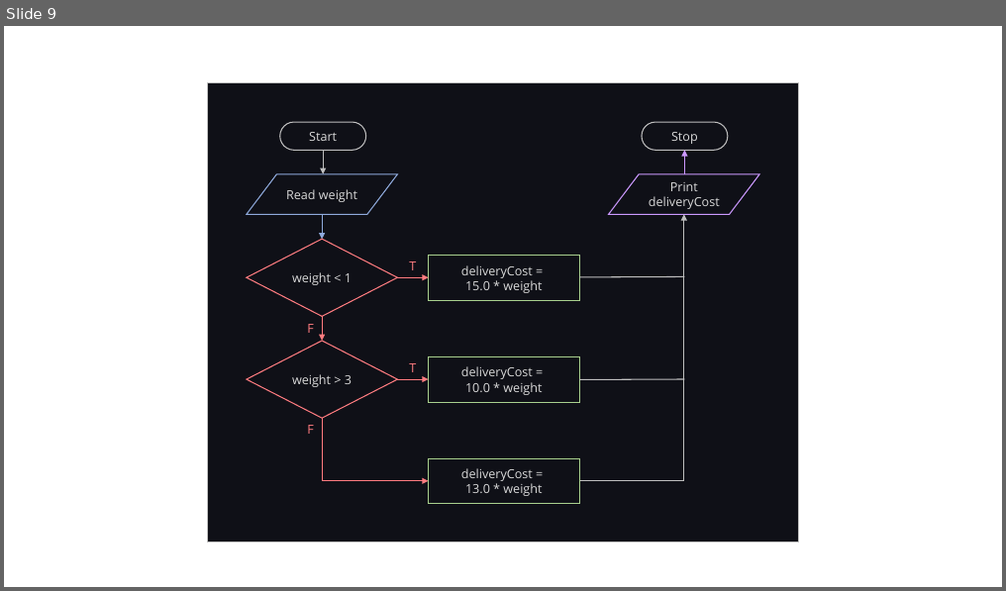
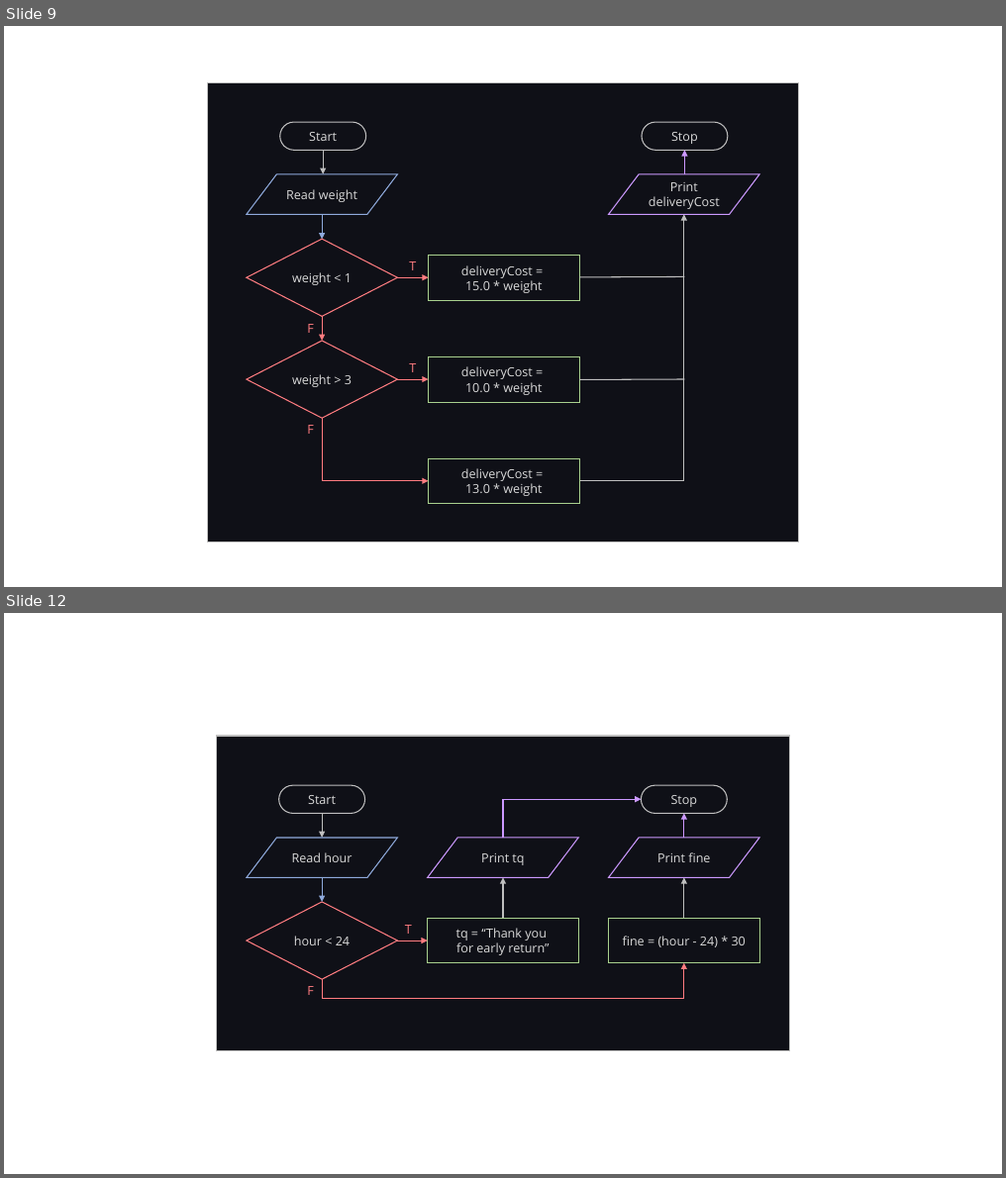
Before and after one commit to LimJY03/JavaMatriculation, a slide deck: Past Year Theory Questions/Resources/resources.pptx. Shown one above the other, each under a label of ours: slide 9 before the commit, slides 9 and 12 after it; the slides between them are not shown. The pictures are 1006x591 and 1006x1178 pixels, drawn with LibreOffice and Linux fonts; fonts in the diff are those of the drawing. Boxes give left, top, right and bottom in pixels: in the first picture for what was removed or moved away, otherwise in the second. Text is boxed around its words. In the diff, an @@ line names an element or a change of style, - is before the commit and + after.

```diff
--- a/Past Year Theory Questions/Resources/resources.pptx
+++ b/Past Year Theory Questions/Resources/resources.pptx
@@ slide 12 added at (4, 613, 1002, 1174), background #FFFFFF @@
@@ group added at (217, 736, 790, 1052): 6 arrows, 3 rectangles, 3 flow chart input outputs, 2 pill shapes, 2 texts, 2 elbow arrows, 1 diamond @@
+Start
+Stop
+hour < 24
+Print tq
+T
+Read hour
+Print fine
+F
+tq = “Thank you
+for early return”
+fine = (hour - 24) * 30
```
Also in this commit, not shown: 2 slides changed, 1 other file.
